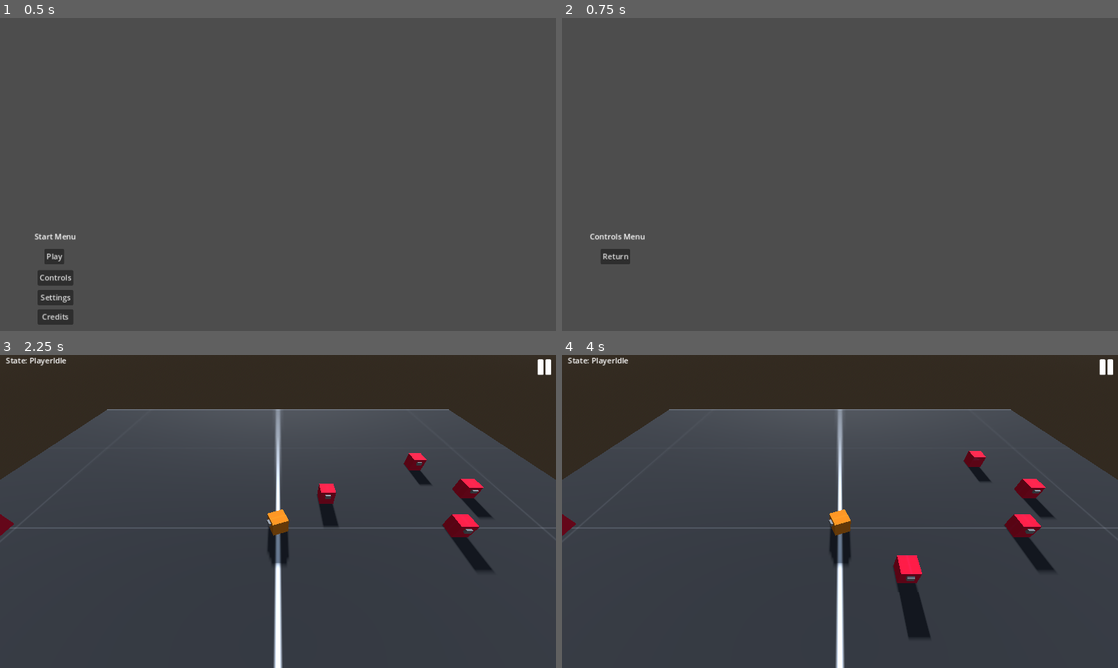
Above: before the commit, frames 1-4 (two rows, left to right).
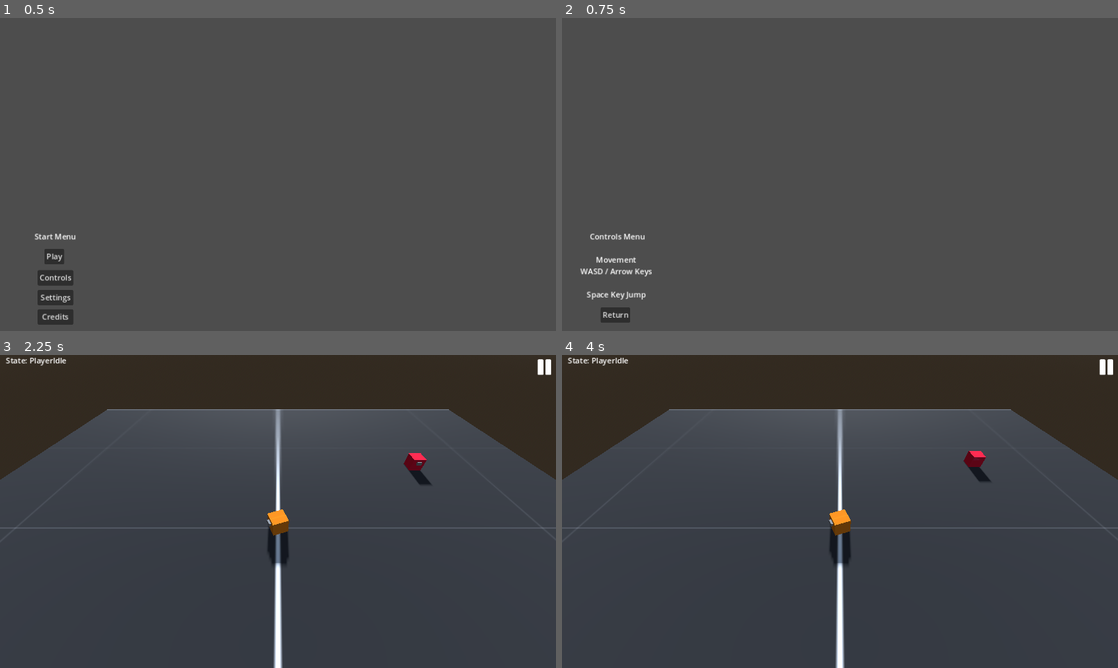
Above: after the commit, the same moments.

Repository: anqilique/2024-GameDev-Internal-Public
Game: Godot game, scene res://scenes/start_menu.tscn
Same seed, same stepped clock (60 frames per second), same inputs: the game is played once before the commit and once after it.
Inputs (mouse positions are in pixels of both pictures, inside the frame that each line leads up to):
- Up to frame 1 (0.5 s): no input
- Up to frame 2 (0.75 s): click "Controls" at 0.5 s
- Up to frame 3 (2.25 s): click "Return" at 1.25 s; click "Play" at 2 s
- Up to frame 4 (4 s): click (1106, 367) at 2.75 s; click "Resume" at 3.5 s

Frame 1 is identical in both runs. In frame 2, 0.8% of the frame differs, in the area x 3-17%, y 73-98%; in frame 3, 1.5%; in frame 4, 2.1%, in the area x 0-89%, y 39-91%.

Commit message:
Health and Enemy Attack Components
Continued working on components.

Diff:
--- a/resources/autoloads/player_vars.gd
+++ b/resources/autoloads/player_vars.gd
@@ -18,8 +18,6 @@
 # Health related variables.
 var current_health
 var max_health
-var health_multiplier
 
 # Attack related variables.
 var attack_damage
-var attack_damage_multiplier
--- a/scenes/controls_menu.tscn
+++ b/scenes/controls_menu.tscn
@@ -11,14 +11,19 @@
 offset_bottom = 648.0
 mouse_filter = 1
 bbcode_enabled = true
-text = "[center] Controls Menu"
+text = "[center] Controls Menu
+
+Movement
+WASD / Arrow Keys
+
+Space Key Jump"
 
 [node name="ReturnButton" type="Button" parent="MenuLabel"]
 layout_mode = 0
 offset_left = 80.0
-offset_top = 37.0
+offset_top = 158.0
 offset_right = 141.0
-offset_bottom = 68.0
+offset_bottom = 189.0
 text = "Return"
 
 [connection signal="pressed" from="MenuLabel/ReturnButton" to="." method="_on_return_button_pressed"]
--- a/scenes/enemy.tscn
+++ b/scenes/enemy.tscn
@@ -6,7 +6,8 @@
 [ext_resource type="Script" path="res://scripts/health_component.gd" id="2_re237"]
 [ext_resource type="Script" path="res://scripts/states/enemy_idle.gd" id="2_xdrw5"]
 [ext_resource type="Script" path="res://scripts/state_machine.gd" id="3_kq0uh"]
-[ext_resource type="Script" path="res://scripts/hitbox_component.gd" id="3_nx77o"]
+[ext_resource type="Script" path="res://scripts/states/enemy_attack.gd" id="6_5gcge"]
+[ext_resource type="Script" path="res://scripts/hurtbox_component.gd" id="7_q7nco"]
 
 [sub_resource type="BoxMesh" id="BoxMesh_7qjmc"]
 
@@ -16,6 +17,9 @@
 [sub_resource type="BoxMesh" id="BoxMesh_i81ob"]
 
 [sub_resource type="BoxShape3D" id="BoxShape3D_3ixml"]
+
+[sub_resource type="BoxShape3D" id="BoxShape3D_qc4uw"]
+size = Vector3(1.21436, 1.22961, 1.50586)
 
 [node name="Enemy" type="CharacterBody3D" groups=["Enemy"]]
 script = ExtResource("1_hxvoo")
@@ -35,6 +39,12 @@
 [node name="CollisionShape3D" type="CollisionShape3D" parent="."]
 shape = SubResource("BoxShape3D_3ixml")
 
+[node name="Hitbox3D" type="Area3D" parent="."]
+
+[node name="CollisionShape3D" type="CollisionShape3D" parent="Hitbox3D"]
+transform = Transform3D(1, 0, 0, 0, 1, 0, 0, 0, 1, -0.000732422, 0.114807, -0.25293)
+shape = SubResource("BoxShape3D_qc4uw")
+
 [node name="StateMachine" type="Node" parent="." node_paths=PackedStringArray("initial_state")]
 script = ExtResource("3_kq0uh")
 initial_state = NodePath("EnemyIdle")
@@ -45,14 +55,23 @@
 [node name="EnemyWander" type="Node" parent="StateMachine"]
 script = ExtResource("2_d7w2j")
 
+[node name="EnemyAttack" type="Node" parent="StateMachine"]
+script = ExtResource("6_5gcge")
+attack_cooldown = 2.0
+
 [node name="HealthComponent" type="Node" parent="."]
 script = ExtResource("2_re237")
 
-[node name="HitboxComponent" type="Node" parent="." node_paths=PackedStringArray("health_component")]
-script = ExtResource("3_nx77o")
+[node name="HurtboxComponent" type="Node" parent="." node_paths=PackedStringArray("health_component")]
+script = ExtResource("7_q7nco")
 health_component = NodePath("../HealthComponent")
 
 [node name="StateTimer" type="Timer" parent="."]
 one_shot = true
 
+[node name="AttackTimer" type="Timer" parent="."]
+one_shot = true
+
+[connection signal="body_entered" from="Hitbox3D" to="." method="_on_hitbox_3d_body_entered"]
+[connection signal="body_exited" from="Hitbox3D" to="." method="_on_hitbox_3d_body_exited"]
 [connection signal="timeout" from="StateTimer" to="." method="_on_state_timer_timeout"]
--- a/scenes/player.tscn
+++ b/scenes/player.tscn
@@ -7,7 +7,7 @@
 [ext_resource type="Script" path="res://scripts/states/player_move.gd" id="5_87axk"]
 [ext_resource type="Script" path="res://scripts/states/player_jump.gd" id="6_xqyd6"]
 [ext_resource type="Script" path="res://scripts/health_component.gd" id="7_v6ldb"]
-[ext_resource type="Script" path="res://scripts/hitbox_component.gd" id="8_iupyn"]
+[ext_resource type="Script" path="res://scripts/hurtbox_component.gd" id="8_iupyn"]
 
 [sub_resource type="BoxMesh" id="BoxMesh_i1ih4"]
 
@@ -55,7 +55,7 @@
 [node name="HealthComponent" type="Node" parent="."]
 script = ExtResource("7_v6ldb")
 
-[node name="HitboxComponent" type="Node" parent="." node_paths=PackedStringArray("health_component")]
+[node name="HurtboxComponent" type="Node" parent="." node_paths=PackedStringArray("health_component")]
 script = ExtResource("8_iupyn")
 health_component = NodePath("../HealthComponent")
 
--- a/scripts/enemy.gd
+++ b/scripts/enemy.gd
@@ -1,5 +1,4 @@
 extends CharacterBody3D
-
 
 @export var statetimer_min : float
 @export var statetimer_max : float
@@ -36,3 +35,15 @@
 
 func _on_state_timer_timeout():
 	go_to_new_state($StateMachine.current_state.name)
+
+
+func _on_hitbox_3d_body_entered(body):
+	if body.name == "Player":
+		print("Switching to Attack State!")
+		$StateMachine.on_child_transition($StateMachine.current_state, "EnemyAttack")
+
+
+func _on_hitbox_3d_body_exited(body):
+	if body.name == "Player":
+		print("Switching to Idle State!")
+		$StateMachine.on_child_transition($StateMachine.current_state, "EnemyIdle")
--- a/scripts/health_component.gd
+++ b/scripts/health_component.gd
@@ -1,2 +1,35 @@
 extends Node
 class_name HealthComponent
+
+@export var health : int
+@export var max_health : int
+
+func damage(attack: Attack):
+	var state_machine = get_parent().get_node("StateMachine")
+	health -= attack.attack_damage
+
+	if health <= 0:
+		var death_state = ""
+
+		match get_parent().name:
+			"Player" : death_state = "PlayerDeath"
+			"Enemy" : death_state = "EnemyDeath"
+
+		print(state_machine.get_children(), "  ", death_state)
+
+		if death_state != "" and death_state in state_machine.get_children():
+			pass
+			#state_machine.on_child_transition(state_machine.current_state, death_state)
+
+	else:
+		var hit_state = ""
+
+		match get_parent().name:
+			"Player" : hit_state = "PlayerTakeDMG"
+			"Enemy" : hit_state = "EnemyTakeDMG"
+
+		print(state_machine.get_children(), "  ", hit_state)
+
+		if hit_state != "" and hit_state in state_machine.get_children():
+			pass
+			#state_machine.on_child_transition(state_machine.current_state, hit_state)
--- a/scripts/hitbox_component.gd
+++ b/scripts/hurtbox_component.gd
@@ -1,8 +1,8 @@
 extends Node
-class_name HitboxComponent
+class_name HurtboxComponent
 
 @export var health_component : HealthComponent
 
 func damage(attack: Attack):
 	if health_component and health_component.health > 0:
-		pass
+		health_component.damage(attack)
--- a/scripts/main.gd
+++ b/scripts/main.gd
@@ -4,7 +4,7 @@
 
 # Called when the node enters the scene tree for the first time.
 func _ready():
-	spawn_enemies(10)
+	spawn_enemies(2)
 
 func spawn_enemies(how_many):
 	for n in range(how_many):
--- /dev/null
+++ b/scripts/states/enemy_attack.gd
@@ -0,0 +1,15 @@
+extends State
+class_name EnemyAttack
+
+@export var attack_cooldown : float
+
+var enemy
+
+func enter():
+	enemy = get_parent().get_parent()
+	enemy.get_node("AttackTimer").wait_time = attack_cooldown
+
+func update(delta):
+	if enemy.get_node("AttackTimer").is_stopped():
+		print("Deal Damage")
+		enemy.get_node("AttackTimer").start()
Not shown: 1 places in scenes/enemy.tscn that only renumber resources
